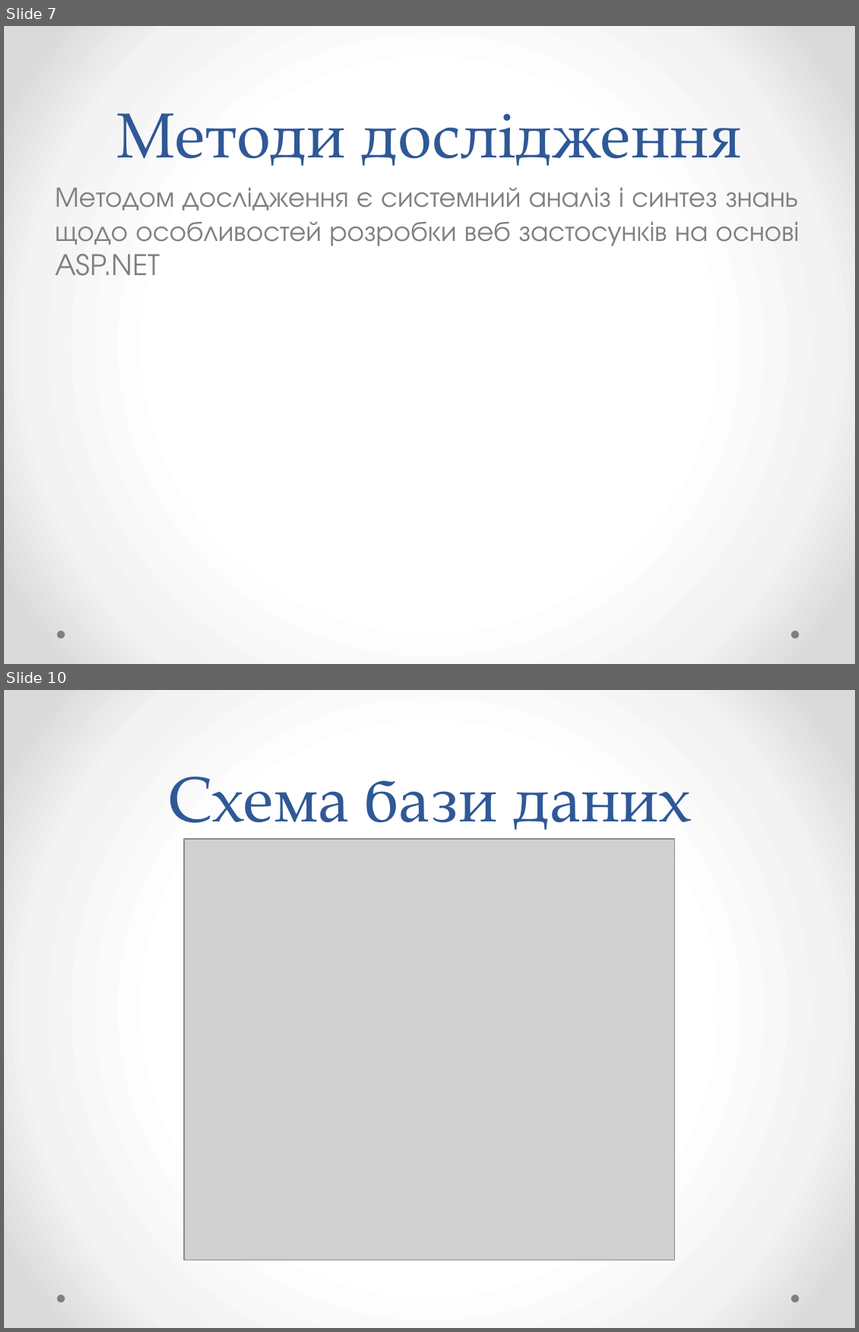
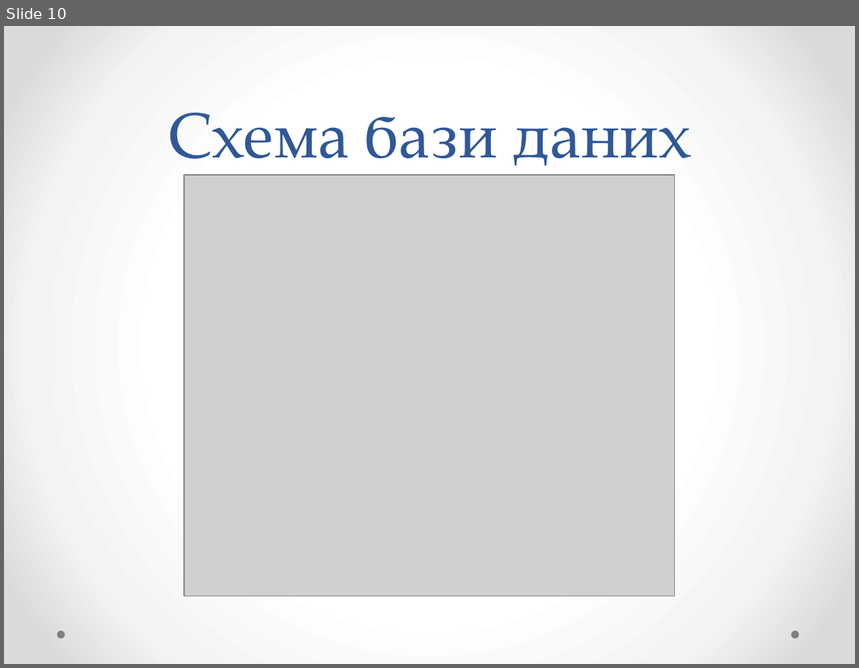
Before and after one commit to YaroslavGozak/University, a slide deck: Диплом/Розробка застосунку Месенджер.pptx. Shown one above the other, each under a label of ours: slides 7 and 10 before the commit, slide 10 after it; the slides between them are not shown. The pictures are 859x1332 and 859x668 pixels, drawn with LibreOffice and Linux fonts; fonts in the diff are those of the drawing; grey boxes stand for pictures. Boxes give left, top, right and bottom in pixels: in the first picture for what was removed or moved away, otherwise in the second. Text is boxed around its words. In the diff, an @@ line names an element or a change of style, - is before the commit and + after.

```diff
--- a/Диплом/Розробка застосунку Месенджер.pptx
+++ b/Диплом/Розробка застосунку Месенджер.pptx
@@ slide 7 removed at (4, 26, 855, 664), background gradient #FFFFFF to #F4F4F4 to #DADADA; not listed: 2 template elements that a slide beside it also shows @@
@@ title removed at (116, 113, 743, 166) @@
-Методи дослідження
@@ text removed at (55, 188, 800, 276) @@
-Методом дослідження є системний аналіз і синтез знань щодо особливостей розробки веб застосунків на основі ASP.NET
```
Also in this commit, not shown: 3 slides changed, 7 slides added, 7 other slides removed, 5 other files.
